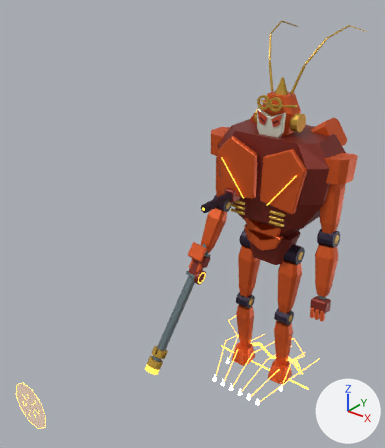
The glTF model public/assets/models/combat/t06.glb, before and after one commit.
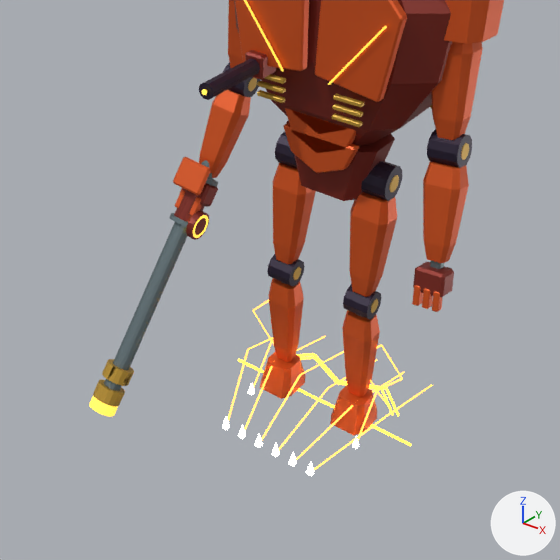
Each version is shown whole from a camera (50 mm lens) standing at (4.21, -7.54, 7.37) and looking at (-0.75, -1.34, 3.52), then close up on the part from 26% to 100% of the width and 36% to 100% of the height. The axes (+X, +Y, +Z) are drawn at lower right. The lights are the same throughout. The older version's two pictures come first. Both versions are drawn at frame 22 of the action 'def'; the numbers are the values there. Vertices at exactly the same position are counted once.

In view in the first close-up: 'Export_chest_armor', 'Export_chest_shade', 'Export_elbow_l_armor', 'Export_elbow_r_armor', 'Export_fx_atk_field_contact_fx_core', 'Export_fx_atk_field_release_fx_color', 'Export_fx_atk_field_tell_fx_accent', 'Export_fx_def_field_contact_fx_core', 'Export_fx_def_field_release_fx_color', 'Export_fx_def_field_tell_fx_accent', 'Export_heavy_recoil_steel', 'Export_hip_l_armor', 'Export_hip_r_armor', 'Export_hips_armor', 'Export_hips_shade', 'Export_knee_l_armor', 'Export_knee_r_armor', 'Export_shoulder_l_armor' and 30 more.
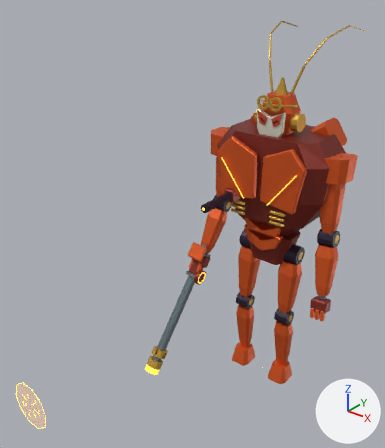
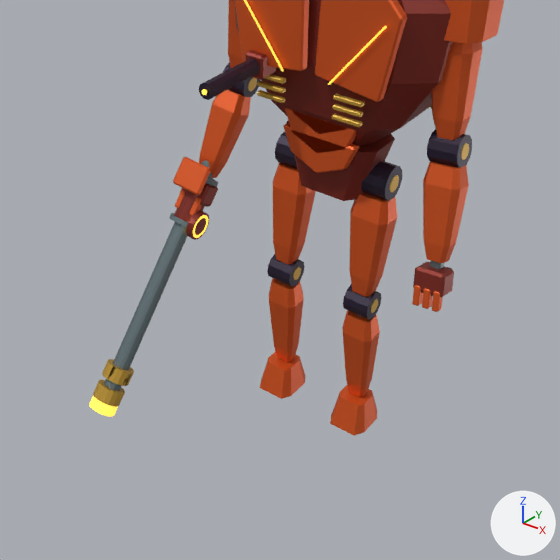
Not drawn themselves, but carrying or shaping drawn objects: ob_fx_atk_field_contact, ob_fx_atk_field_release, ob_fx_atk_field_tell, ob_fx_def_field_contact, ob_fx_def_field_release, ob_fx_def_field_tell.

Boxes [x1, y1, x2, y2] around the edits, measured in the close-ups (560 x 560 px; the box of a moved part takes in the faces that stretch with it):
'Export_fx_def_field_release_fx_color', reshaped, moved, rescaled (not visible afterwards)
    before: [228, 336, 433, 471]
'Export_fx_def_field_tell_fx_accent', reshaped, rescaled (not visible afterwards)
    before: [238, 353, 411, 446]
'Export_fx_atk_field_release_fx_color', reshaped, rescaled (not visible afterwards)
    before: [253, 299, 403, 441]
'Export_fx_def_field_contact_fx_core', reshaped, rescaled (not visible afterwards)
    before: [222, 416, 314, 476]
'Export_fx_atk_field_tell_fx_accent', reshaped, rescaled (not visible afterwards)
    before: [300, 356, 394, 415]
'Export_fx_atk_field_contact_fx_core', reshaped, rescaled (not visible afterwards)
    before: [248, 383, 359, 449]
part 3 of me_export_fx_atk_field_tell_fx_accent, deleted
    before: [381, 389, 394, 415]
part 4 of me_export_fx_atk_field_tell_fx_accent, deleted
    before: [314, 357, 338, 383]
part 6 of me_export_fx_def_field_release_fx_color, deleted
    before: [228, 336, 433, 471]
part 7 of me_export_fx_def_field_release_fx_color, cut back
    before: [244, 351, 405, 441]
part 8 of me_export_fx_def_field_tell_fx_accent, deleted
    before: [238, 359, 411, 446]
part 9 of me_export_fx_def_field_tell_fx_accent, deleted
    before: [386, 387, 399, 416]
part 10 of me_export_fx_def_field_tell_fx_accent, deleted
    before: [296, 353, 314, 357]
part 11 of me_export_fx_def_field_tell_fx_accent, moved or reshaped (not visible afterwards)
    before: [314, 354, 387, 389]

The change, as a list of edits to the scene's bpy script:
```text
Change me_export_fx_atk_field_contact_fx_core:
    used by ob_export_fx_atk_field_contact_fx_core; parent = ob_fx_atk_field_contact; location = (0.0, 0.0, 0.0)
    remove me_export_fx_atk_field_contact_fx_core.from_pydata(...)  # 32 vertices, 56 faces; spans x -0.536..0.536, y -0.309..-0.258, z 0.023..0.125
    add me_export_fx_atk_field_contact_fx_core.from_pydata(...)  # 26 vertices, 16 faces; spans x -0.646..0.645, y -0.302..0.301, z 0.024..0.036
    me_export_fx_atk_field_contact_fx_core part 1: the whole mesh is rebuilt
Change me_export_fx_atk_field_release_fx_color:
    used by ob_export_fx_atk_field_release_fx_color; parent = ob_fx_atk_field_release; location = (0.0, 0.0, 0.0)
    remove me_export_fx_atk_field_release_fx_color.from_pydata(...)  # 76 vertices, 48 faces; spans x -0.721..0.721, y -0.291..0.291, z 0.017..0.856
    add me_export_fx_atk_field_release_fx_color.from_pydata(...)  # 26 vertices, 16 faces; spans x -0.646..0.646, y -0.009..0.009, z 0.031..0.304
    me_export_fx_atk_field_release_fx_color part 2: the whole mesh is rebuilt
Change me_export_fx_atk_field_tell_fx_accent:
    used by ob_export_fx_atk_field_tell_fx_accent; parent = ob_fx_atk_field_tell; location = (0.0, 0.0, 0.0)
    remove me_export_fx_atk_field_tell_fx_accent.from_pydata(...)  # 40 vertices, 60 faces; spans x -0.79..0.79, y -0.01..0.46, z 0.01..0.03
    add me_export_fx_atk_field_tell_fx_accent.from_pydata(...)  # 116 vertices, 76 faces; spans x -0.19..0.19, y -0.18..0.18, z 0.05..0.84
    me_export_fx_atk_field_tell_fx_accent part 3: the loose piece of 8 vertices spanning x 0.33..0.57, y 0.22..0.46, z 0.01..0.03 is deleted
    me_export_fx_atk_field_tell_fx_accent part 4: the loose piece of 8 vertices spanning x -0.34..0.0, y 0.28..0.46, z 0.01..0.03 is deleted
    other edits to the shape of me_export_fx_atk_field_tell_fx_accent do not show in these pictures
Change me_export_fx_def_field_contact_fx_core:
    used by ob_export_fx_def_field_contact_fx_core; parent = ob_fx_def_field_contact; location = (0.0, 0.0, 0.0)
    remove me_export_fx_def_field_contact_fx_core.from_pydata(...)  # 96 vertices, 168 faces; spans x -0.429..0.429, y -0.819..-0.764, z 0.061..0.171
    add me_export_fx_def_field_contact_fx_core.from_pydata(...)  # 72 vertices, 48 faces; spans x -0.266..0.266, y -0.639..0.639, z 0.035..0.047
    me_export_fx_def_field_contact_fx_core part 5: the whole mesh is rebuilt
Change me_export_fx_def_field_release_fx_color:
    used by ob_export_fx_def_field_release_fx_color; parent = ob_fx_def_field_release; location = (0.0, 0.0, 0.0)
    remove me_export_fx_def_field_release_fx_color.from_pydata(...)  # 96 vertices, 48 faces; spans x -0.68..0.68, y -0.8..0.73, z 0.05..0.31
    add me_export_fx_def_field_release_fx_color.from_pydata(...)  # 96 vertices, 64 faces; spans x -0.37..0.37, y -0.77..0.77, z 0.11..0.13
    me_export_fx_def_field_release_fx_color part 6: 15 loose pieces with 60 vertices, spanning x -0.68..0.68, y -0.8..0.73, z 0.05..0.31, are deleted
    me_export_fx_def_field_release_fx_color part 7: 36 vertices removed from x -0.41..0.41, y -0.8..0.73, z 0.05..0.31; 96 vertices added at x -0.37..0.37, y -0.77..0.77, z 0.11..0.13
Change me_export_fx_def_field_tell_fx_accent:
    used by ob_export_fx_def_field_tell_fx_accent; parent = ob_fx_def_field_tell; location = (0.0, 0.0, 0.0)
    remove me_export_fx_def_field_tell_fx_accent.from_pydata(...)  # 40 vertices, 60 faces; spans x -0.85..0.85, y -0.01..0.49, z 0.02..0.03
    add me_export_fx_def_field_tell_fx_accent.from_pydata(...)  # 20 vertices, 12 faces; spans x -0.67..0.62, y 0.2..0.52, z 0.04..0.06
    me_export_fx_def_field_tell_fx_accent part 8: the loose piece of 8 vertices spanning x -0.85..0.85, y -0.01..0.01, z 0.02..0.03 is deleted
    me_export_fx_def_field_tell_fx_accent part 9: the loose piece of 8 vertices spanning x 0.36..0.62, y 0.24..0.49, z 0.02..0.03 is deleted
    me_export_fx_def_field_tell_fx_accent part 10: the loose piece of 8 vertices spanning x -0.62..-0.36, y 0.24..0.49, z 0.02..0.03 is deleted
    me_export_fx_def_field_tell_fx_accent part 11: 16 vertices removed from x -0.37..0.37, y 0.3..0.49, z 0.02..0.03; 20 vertices added at x -0.67..0.62, y 0.2..0.52, z 0.04..0.06
Change ob_fx_atk_field_contact:
    ob_fx_atk_field_contact.scale: (1.22, 1.22, 1.22) -> (0.0036, 0.0036, 0.0036)
Change ob_fx_atk_field_release:
    ob_fx_atk_field_release.scale: (1.22, 1.22, 1.22) -> (0.0036, 0.0036, 0.0036)
Change ob_fx_atk_field_tell:
    ob_fx_atk_field_tell.scale: (1.22, 1.22, 1.22) -> (0.0036, 0.0036, 0.0036)
Change ob_fx_def_field_contact:
    ob_fx_def_field_contact.scale: (1.22, 1.22, 1.22) -> (0.0036, 0.0036, 0.0036)
Change ob_fx_def_field_release:
    ob_fx_def_field_release.location: (0.0, 0.0, 0.0) -> (0.0, -0.0874, 0.0)
    ob_fx_def_field_release.scale: (1.22, 1.22, 1.22) -> (0.0036, 0.0036, 0.0036)
Change ob_fx_def_field_tell:
    ob_fx_def_field_tell.scale: (1.22, 1.22, 1.22) -> (0.0036, 0.0036, 0.0036)
```
